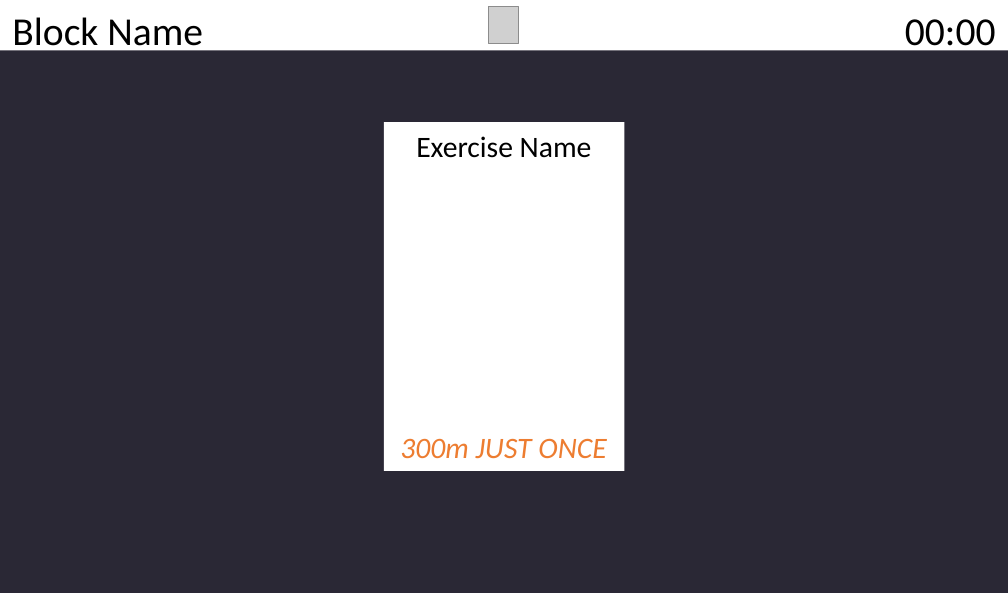
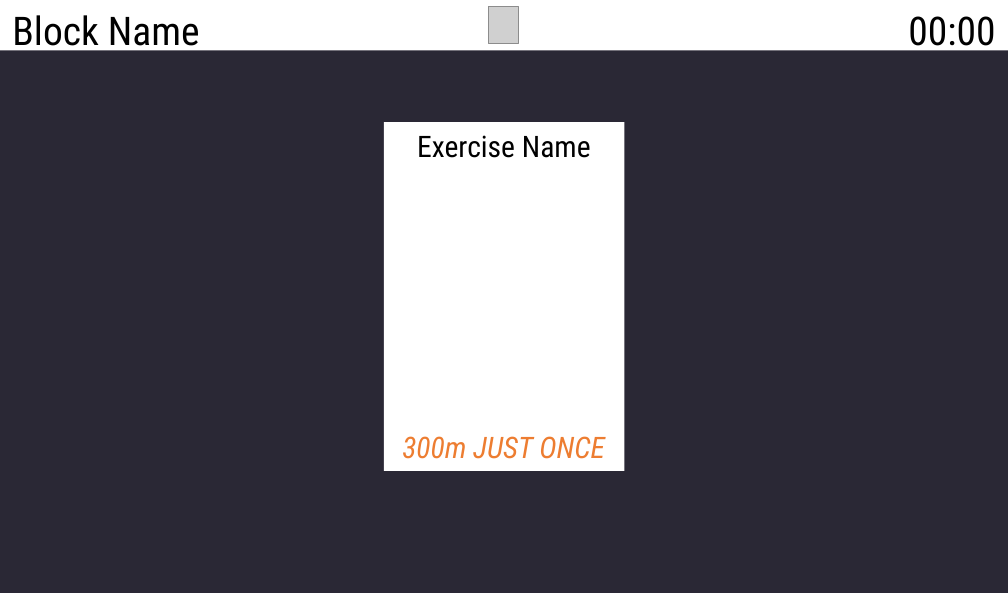
Before and after one commit to nguyen-huynh/net-playground, a slide deck: slide 1 of OT.VVAExport/Examples/Inputs/VVASample.pptx. Drawn at 1008x593 pixels with LibreOffice and Linux fonts; fonts in the diff are those of the drawing; grey boxes stand for pictures. Boxes give left, top, right and bottom in pixels: in the first picture for what was removed or moved away, otherwise in the second. Text is boxed around its words. In the diff, an @@ line names an element or a change of style, - is before the commit and + after.

```diff
--- a/OT.VVAExport/Examples/Inputs/VVASample.pptx
+++ b/OT.VVAExport/Examples/Inputs/VVASample.pptx
@@ font Calibri to Roboto Condensed in 4 elements at [12, 15, 200, 55], [908, 16, 995, 55], [417, 135, 591, 158], [402, 436, 605, 459] @@
```
Also in this commit, not shown: 1 slide removed, 18 other files.
